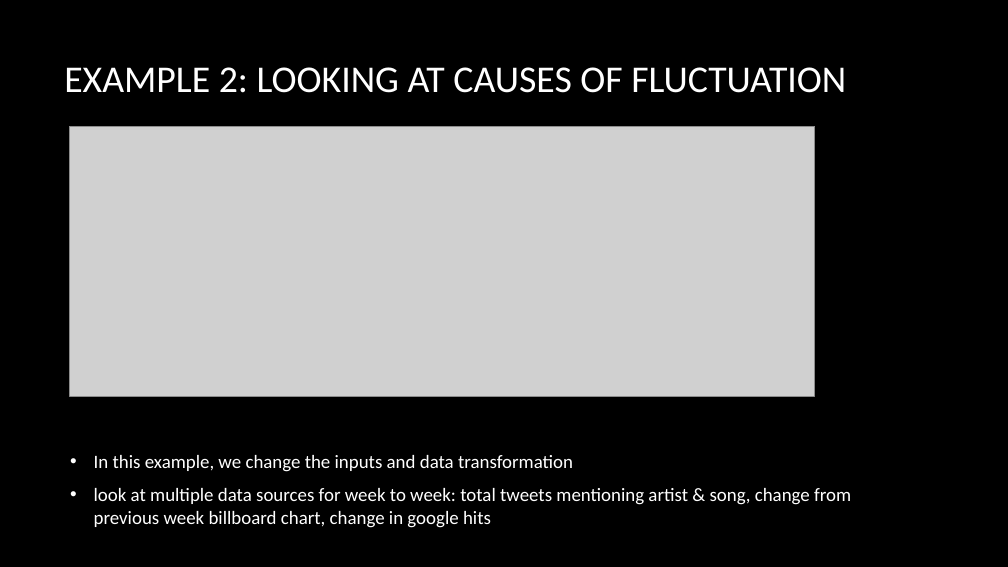
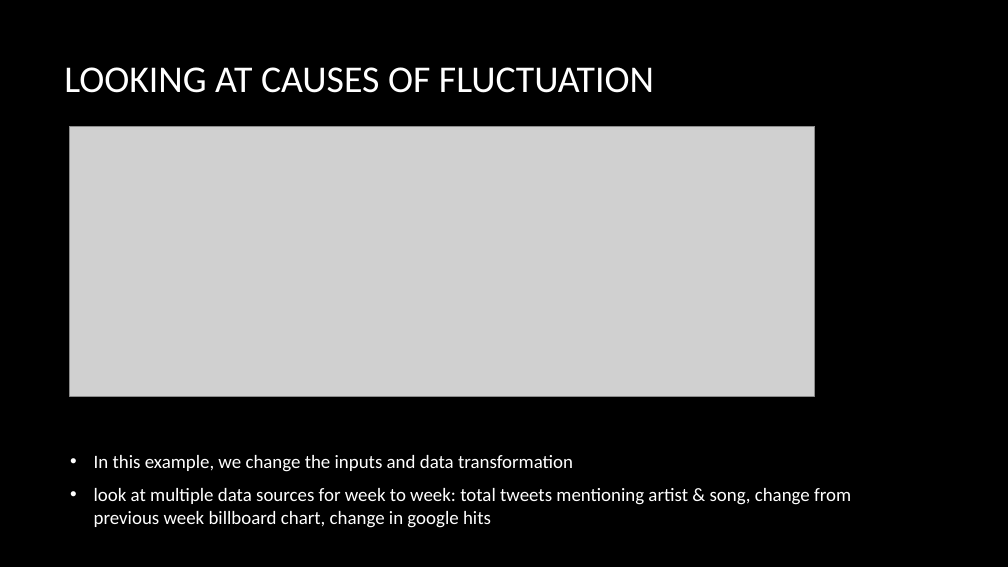
Before and after one commit to yanglinfang/w205_final_project, a slide deck: slide 12 of w205Presentation_UmberLin.pptx (slide 9 before the commit). Drawn at 1008x567 pixels with LibreOffice and Linux fonts; fonts in the diff are those of the drawing; grey boxes stand for pictures; background and template pictures are left out. Boxes give left, top, right and bottom in pixels: in the first picture for what was removed or moved away, otherwise in the second. Text is boxed around its words. In the diff, an @@ line names an element or a change of style, - is before the commit and + after.

```diff
--- a/w205Presentation_UmberLin.pptx
+++ b/w205Presentation_UmberLin.pptx
@@ title at [64,67,654,93]: text changed @@
-EXAMPLE 2: LOOKING AT CAUSES OF FLUCTUATION
+LOOKING AT CAUSES OF FLUCTUATION
```
Also in this commit, not shown: 3 other slides changed, 6 slides added, 4 slides removed.
